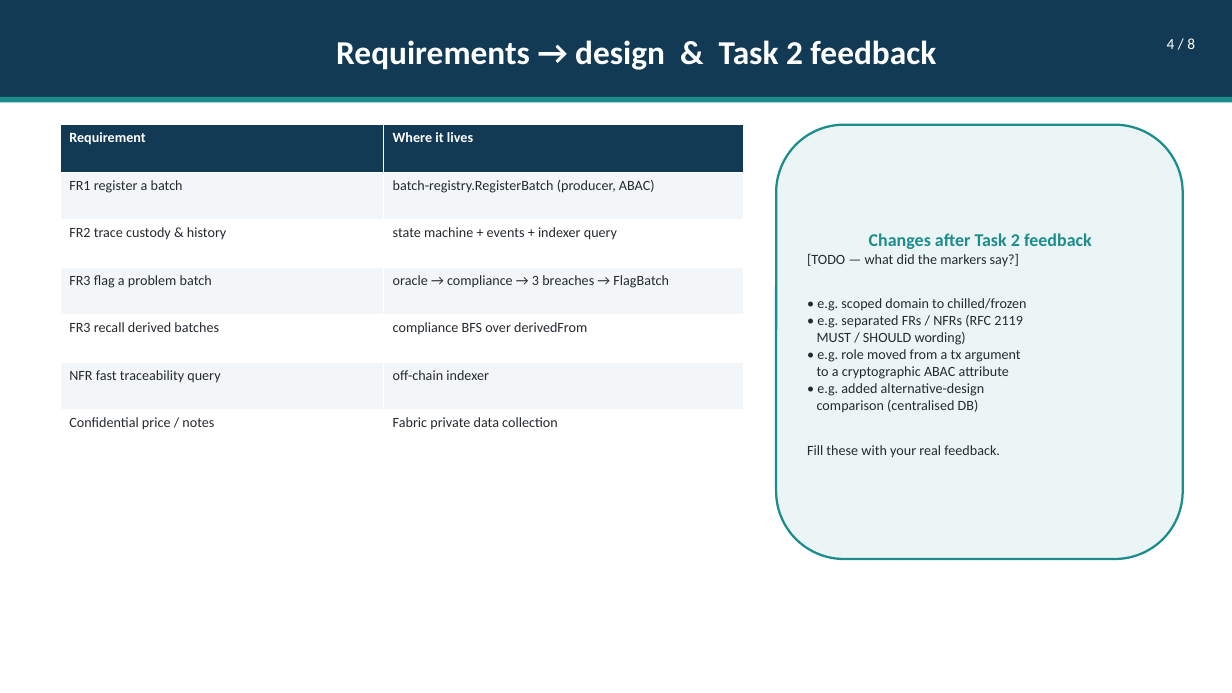
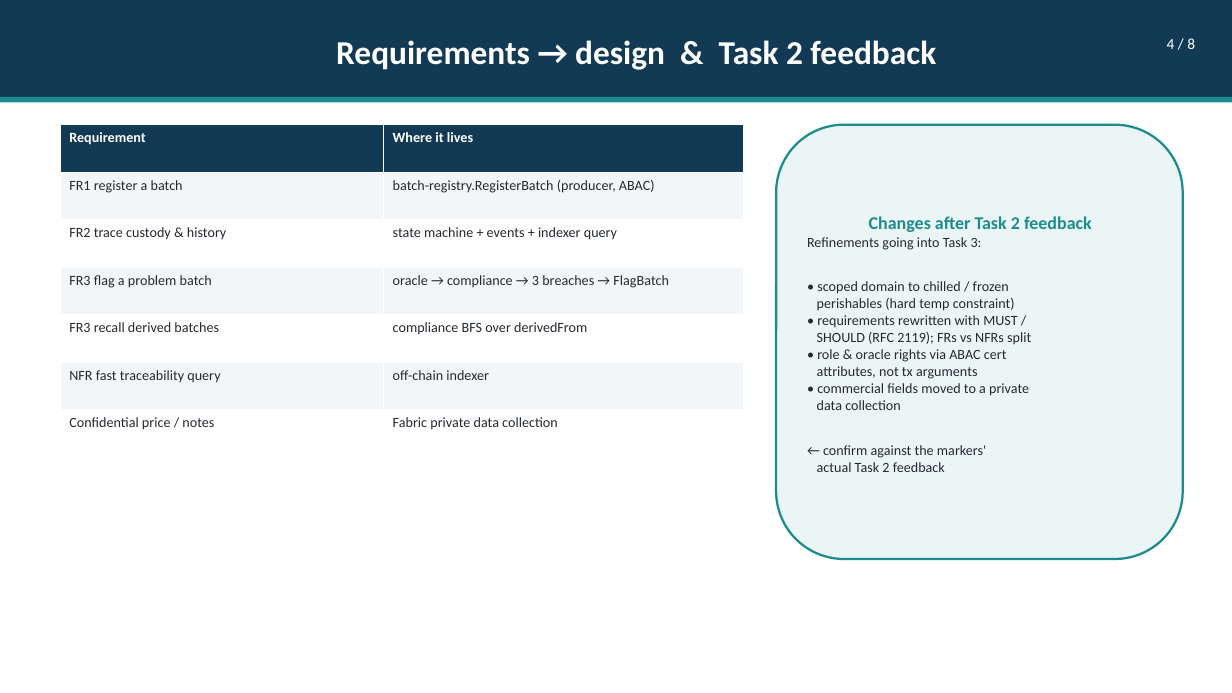
Before and after one commit to lawrence3699/comp6452-proj2, a slide deck: slide 4 of docs/COMP6452_Proj2_Task3.pptx. Drawn at 1232x693 pixels with LibreOffice and Linux fonts; fonts in the diff are those of the drawing. Boxes give left, top, right and bottom in pixels: in the first picture for what was removed or moved away, otherwise in the second. Text is boxed around its words. In the diff, an @@ line names an element or a change of style, - is before the commit and + after.

```diff
--- a/docs/COMP6452_Proj2_Task3.pptx
+++ b/docs/COMP6452_Proj2_Task3.pptx
@@ text in rounded rectangle at (807, 237, 1031, 472): text changed @@
-[TODO — what did the markers say?]
-• e.g. scoped domain to chilled/frozen
-• e.g. separated FRs / NFRs (RFC 2119
-MUST / SHOULD wording)
-• e.g. role moved from a tx argument
-to a cryptographic ABAC attribute
-• e.g. added alternative-design
-comparison (centralised DB)
-Fill these with your real feedback.
+Refinements going into Task 3:
+• scoped domain to chilled / frozen
+perishables (hard temp constraint)
+• requirements rewritten with MUST /
+SHOULD (RFC 2119); FRs vs NFRs split
+• role & oracle rights via ABAC cert
+attributes, not tx arguments
+• commercial fields moved to a private
+data collection
+← confirm against the markers'
+actual Task 2 feedback
```
Also in this commit, not shown: 1 other slide changed.
